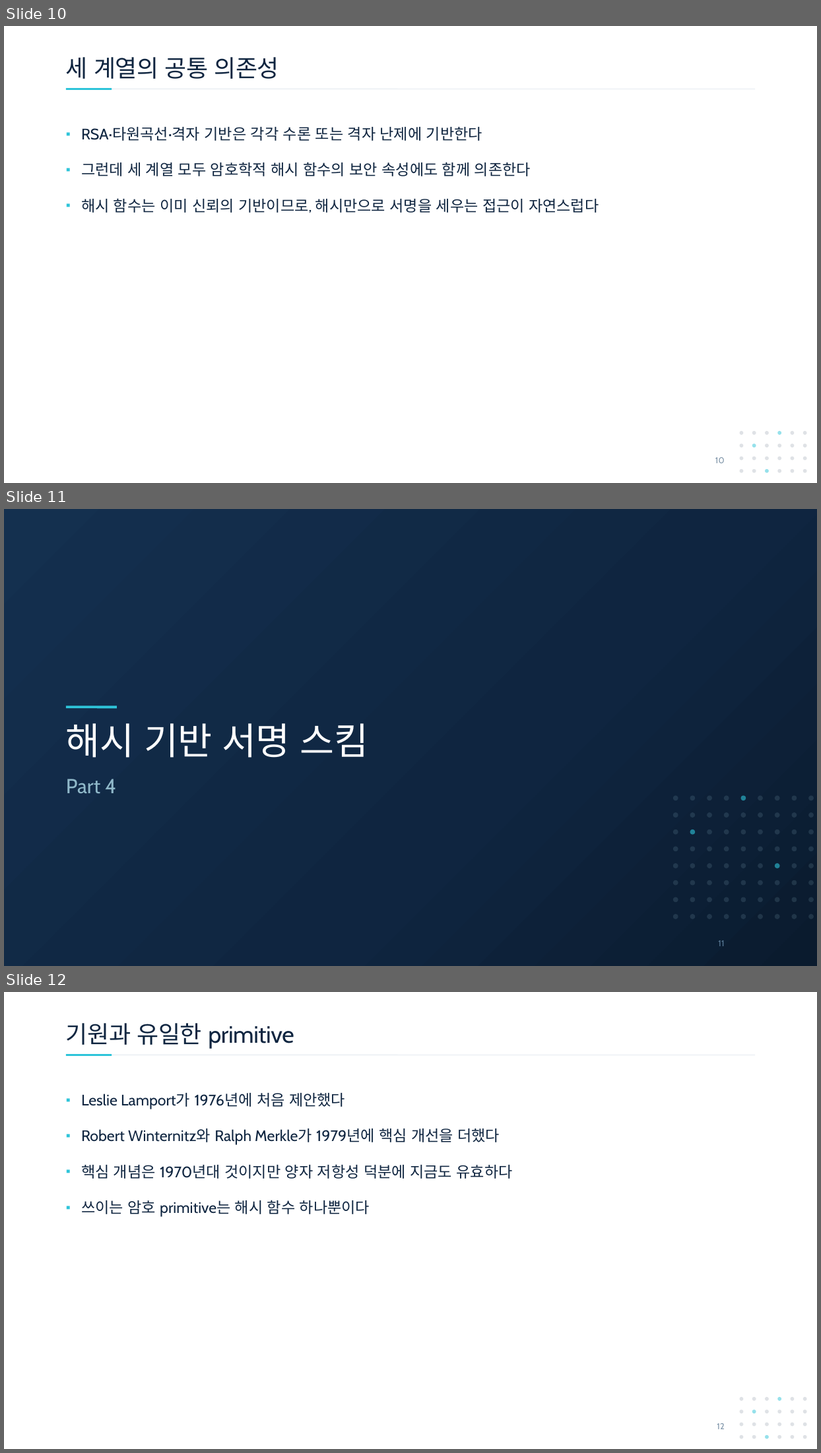
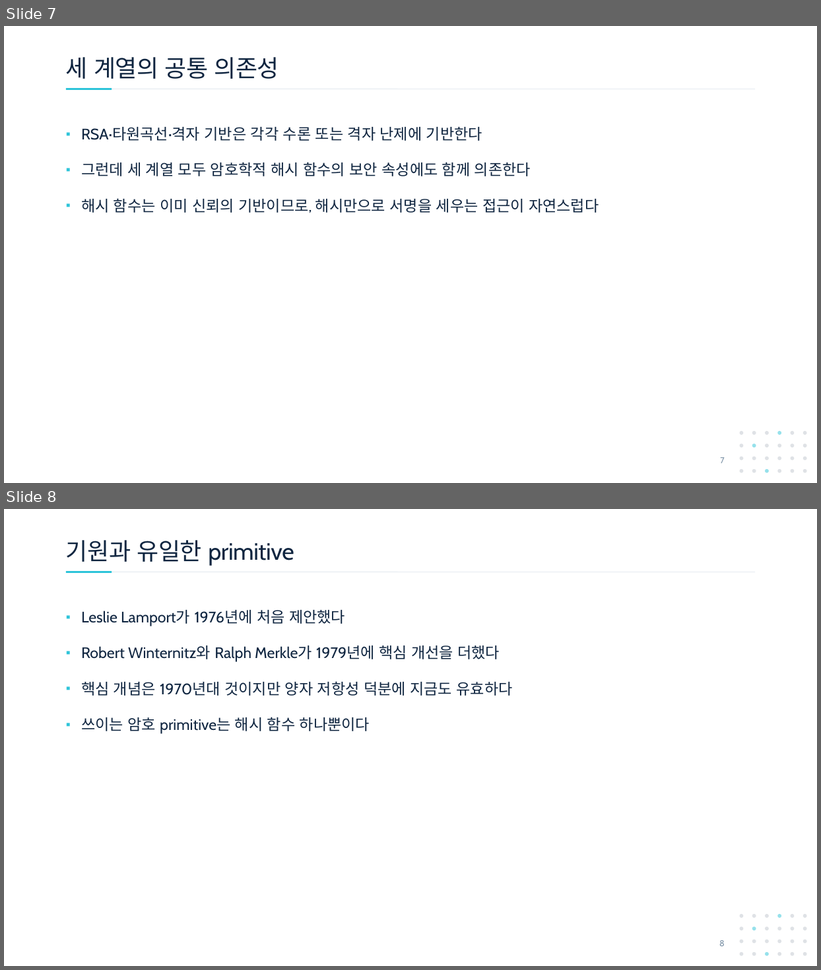
Before and after one commit to giyuubin/PQC, a slide deck: presentation/0903_14_Introduction-to-Hash-Based-Signatures.pptx. Shown one above the other, each under a label of ours: slides 10, 11 and 12 before the commit, slides 7 and 8 after it. The pictures are 821x1453 and 821x970 pixels, drawn with LibreOffice and Linux fonts; fonts in the diff are those of the drawing. Boxes give left, top, right and bottom in pixels: in the first picture for what was removed or moved away, otherwise in the second. Text is boxed around its words. In the diff, an @@ line names an element or a change of style, - is before the commit and + after.

```diff
--- a/presentation/0903_14_Introduction-to-Hash-Based-Signatures.pptx
+++ b/presentation/0903_14_Introduction-to-Hash-Based-Signatures.pptx
@@ slide 11 removed at (4,509,817,966), background #FFFFFF @@
@@ rectangle removed at (4,509,817,966) @@
@@ line removed from (66, 707) to (117, 707) @@
@@ title removed at (66,723,368,758) @@
-해시 기반 서명 스킴
@@ text removed at (66,779,116,794) @@
-Part 4
@@ group removed at (673,795,814,920): 72 ellipses @@
@@ page number removed at (718,941,724,947) @@
-11
@@ what was slide 10 is now slide 7 @@
@@ page number at (720,458,724,464): text changed @@
-10
+7
@@ what was slide 12 is now slide 8 @@
@@ page number at (719,941,725,947): text changed @@
-12
+8
```
Also in this commit, not shown: 5 slides changed, 6 other slides removed.
